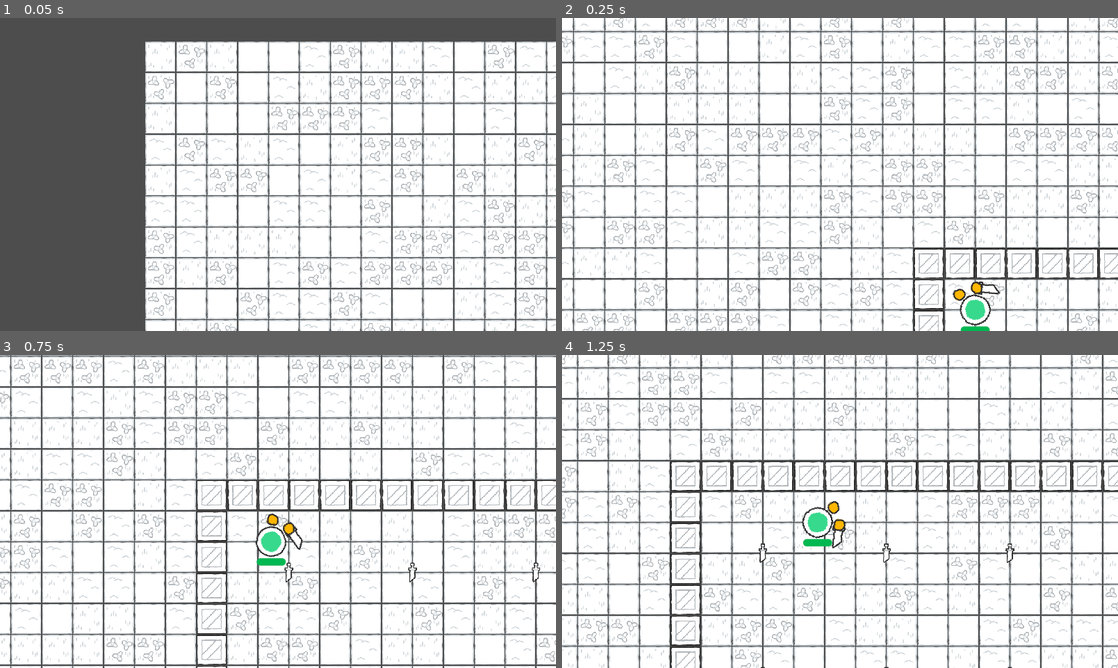
Above: before the commit, frames 1-4 (two rows, left to right).
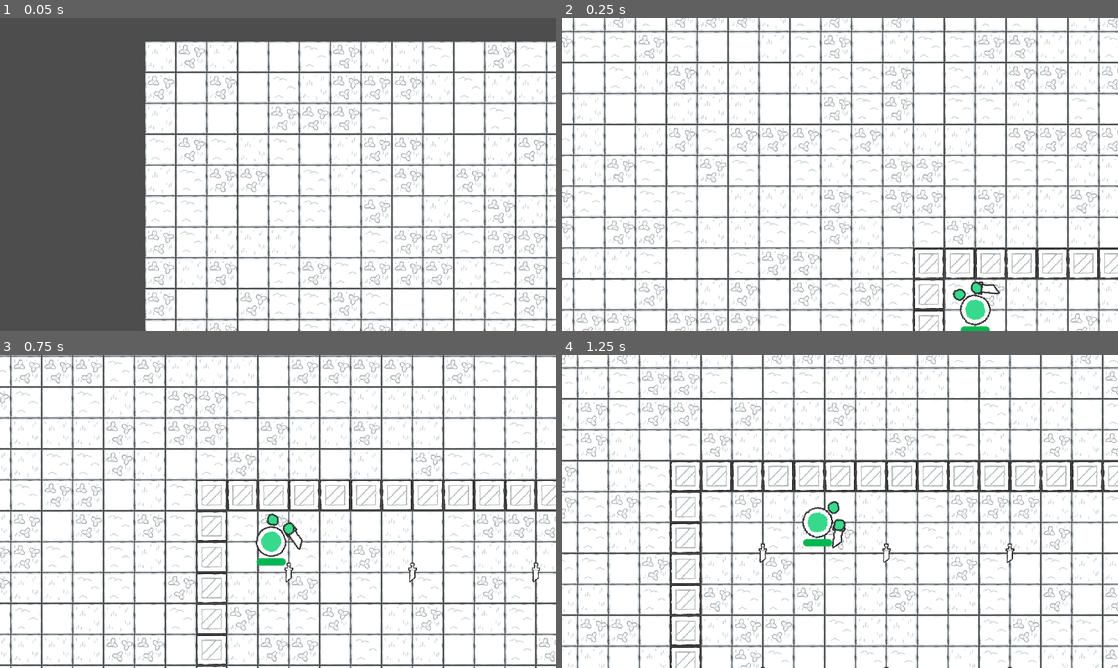
Above: after the commit, the same moments.

Repository: JoaoPedroBarros1/PyClashersME
Game: Godot game, scene res://scenes/handlers/game_handler.tscn
Two runs of this game, one before a commit and one after it. Both use one fixed random seed, a clock stepped at 60 frames per second and the inputs below. This scene is started directly instead of the project's main scene.
Inputs (mouse positions are in pixels of both pictures, inside the frame that each line leads up to):
- Up to frame 1 (0.05 s): no input
- Up to frame 2 (0.25 s): no input
- Up to frame 3 (0.75 s): move the mouse to (400, 495) at 0.52 s; hold Right (right) from 0.53 s (still down); hold Q (drop) from 0.53 s (still down)
- Up to frame 4 (1.25 s): keep holding Right (right); keep holding Q (drop)

Frame 1 is identical in both runs. In frame 2, less than 0.1% of the frame differs, in the area x 70-76%, y 84-91%; in frame 3, less than 0.1%; in frame 4, 0.1%, in the area x 47-51%, y 46-56%.
Error before the commit: Invalid assignment of property or key 'texture' with value of type 'CompressedTexture2D' on a base object of type 'null instance'. (res://scripts/player/player…

Commit message:
Weapons bug fix

Diff:
--- a/scenes/items/melee/one_handed/dagger.tscn
+++ b/scenes/items/melee/one_handed/dagger.tscn
@@ -18,3 +18,6 @@
 [node name="CollisionShape2D" parent="." index="1"]
 position = Vector2(0.499998, -2.5)
 shape = SubResource("RectangleShape2D_4a5x0")
+
+[node name="PrimaryHandPos" parent="." index="3"]
+position = Vector2(-3.29574e-05, 13)
--- a/scenes/items/melee/two_handed/hammer.tscn
+++ b/scenes/items/melee/two_handed/hammer.tscn
@@ -20,4 +20,7 @@
 shape = SubResource("RectangleShape2D_c78wd")
 
 [node name="SecondaryHandPos" parent="." index="2"]
-position = Vector2(0, 3)
+position = Vector2(-3.04222e-05, 12)
+
+[node name="PrimaryHandPos" parent="." index="3"]
+position = Vector2(-7.60554e-06, 3)
--- a/scenes/items/weapon_class.tscn
+++ b/scenes/items/weapon_class.tscn
@@ -13,3 +13,6 @@
 
 [node name="SecondaryHandPos" type="Marker2D" parent="."]
 gizmo_extents = 5.0
+
+[node name="PrimaryHandPos" type="Marker2D" parent="."]
+gizmo_extents = 5.0
--- a/scripts/gui/multiplayer/game_lobby.gd
+++ b/scripts/gui/multiplayer/game_lobby.gd
@@ -27,9 +27,8 @@
 
 func add_player(id: int, player_info: Dictionary) -> void:
 	print("Player added with id: ", id)
-	var player : Player = player_scene.instantiate()
+	var player : HBoxContainer = player_scene.instantiate()
 	player.name = str(id)
-	player.player_info = player_info.duplicate(true)
 	players_list.call_deferred("add_child", player)
 
 
--- a/scripts/handlers/weapon_handler.gd
+++ b/scripts/handlers/weapon_handler.gd
@@ -10,8 +10,6 @@
 @onready var weapon_pivot : Node2D = $WeaponPivot
 @onready var weapon_offset : Node2D = $WeaponPivot/WeaponOffset
 @export var weapon : WeaponClass
-# @onready var right_hand_sprite : Sprite2D = $WeaponPivot/RightHandSprite
-# @onready var left_hand_sprite : Sprite2D = $WeaponPivot/LeftHandSprite
 
 
 func _ready() -> void:
--- a/scripts/player/player.gd
+++ b/scripts/player/player.gd
@@ -33,8 +33,8 @@
 
 		var hand_path : String = "res://assets/img/characters/hand/"+sprite_color+"_hand.png"
 		var hands_texture : CompressedTexture2D = load(hand_path)
-		$Sprites/WeaponHandler/WeaponPivot/LeftHandSprite.texture = hands_texture
-		$Sprites/WeaponHandler/WeaponPivot/RightHandSprite.texture = hands_texture
+		$Sprites/WeaponHandler/LeftHandSprite.texture = hands_texture
+		$Sprites/WeaponHandler/WeaponPivot/WeaponOffset/RightHandSprite.texture = hands_texture
 
 		var body_path : String = "res://assets/img/characters/body/"+sprite_color+"_body.png"
 		var body_texture : CompressedTexture2D = load(body_path)
